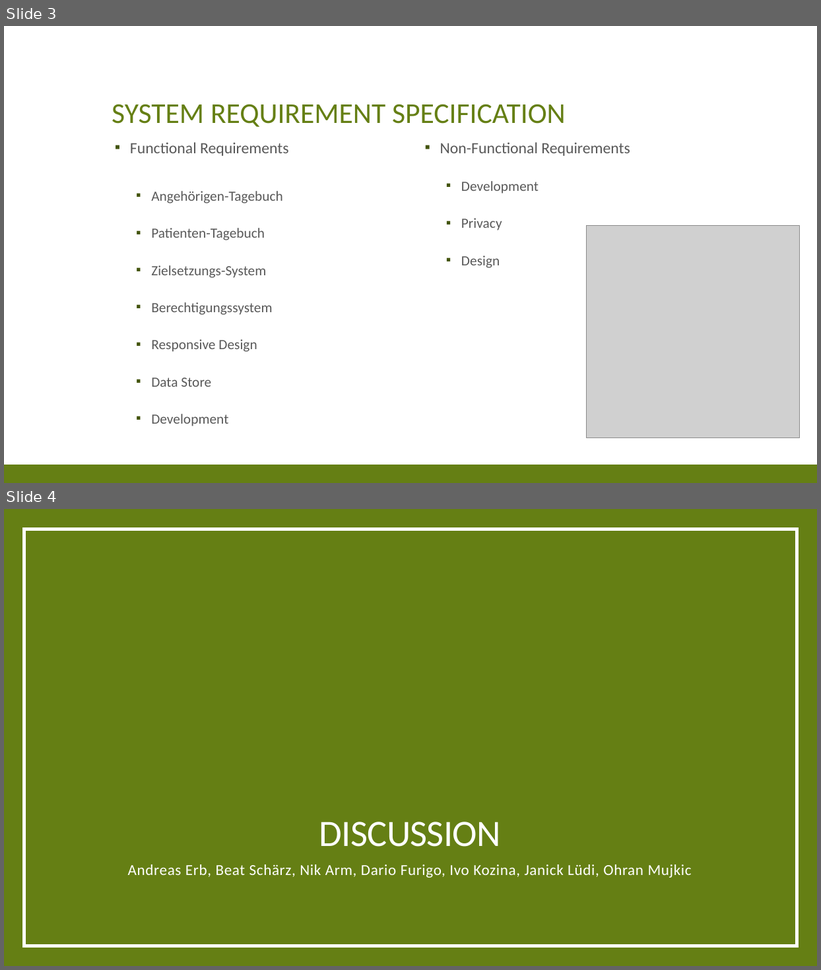
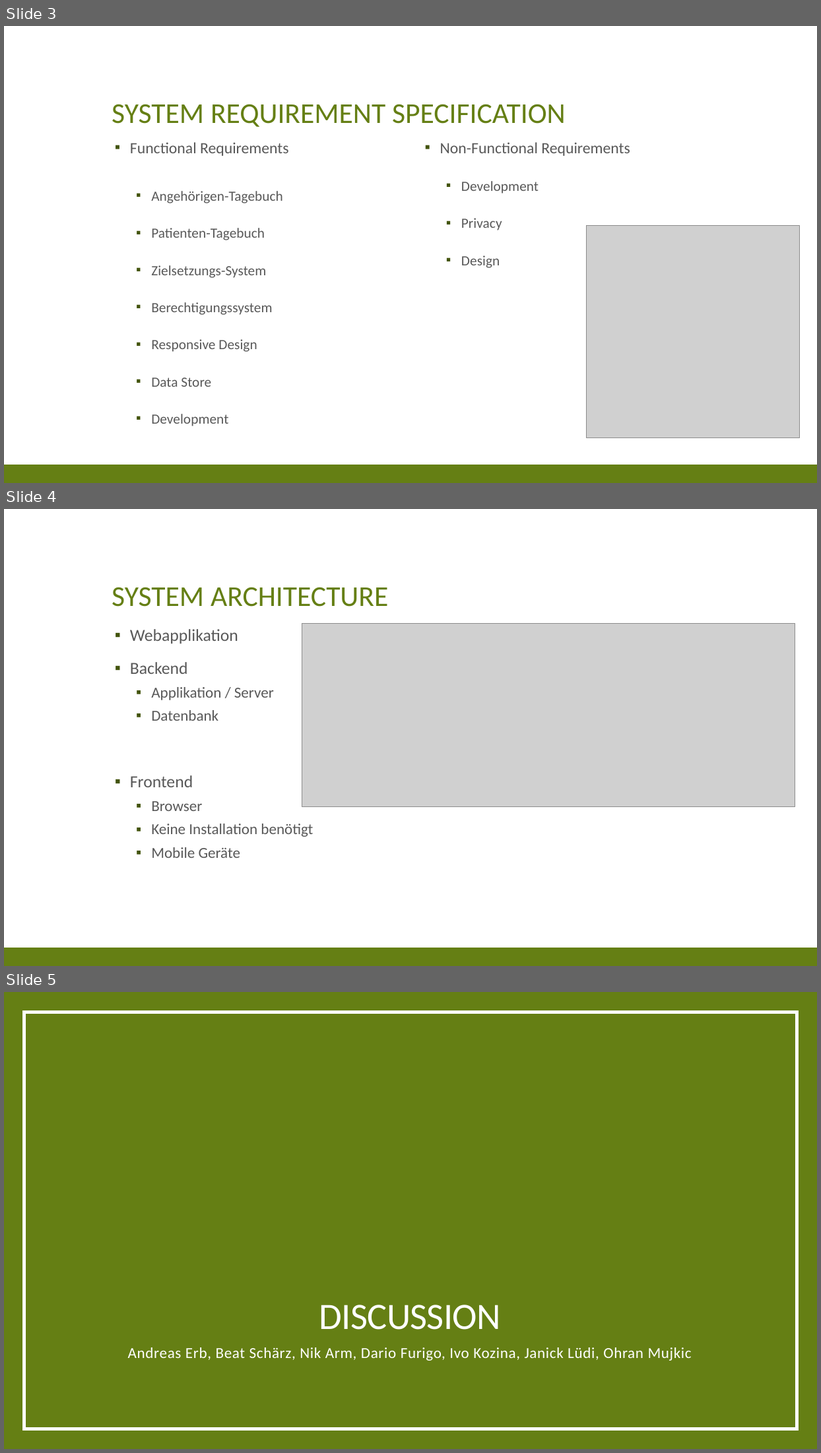
Before and after one commit to res13/ch.bfh.bti7081.s2018.white, a slide deck: doc/task02/Presentation_2.pptx. Shown one above the other, each under a label of ours: slides 3 and 4 before the commit, slides 3, 4 and 5 after it. The pictures are 821x970 and 821x1453 pixels, drawn with LibreOffice and Linux fonts; fonts in the diff are those of the drawing; grey boxes stand for pictures. Boxes give left, top, right and bottom in pixels: in the first picture for what was removed or moved away, otherwise in the second. Text is boxed around its words. In the diff, an @@ line names an element or a change of style, - is before the commit and + after.

Commit message:
update ppp with Architecture

```diff
--- a/doc/task02/Presentation_2.pptx
+++ b/doc/task02/Presentation_2.pptx
@@ slide 4 added at bbox=[4, 509, 817, 966], background #FFFFFF; not listed: 1 template element that a slide beside it also shows @@
@@ title added at bbox=[112, 587, 388, 607], 34 pt, text #657F14 @@
+SYSTEM ARCHITECTURE
@@ picture added at bbox=[302, 624, 795, 807] @@
@@ text added at bbox=[130, 629, 313, 858], 18 pt, text #595959 @@
+▪ Webapplikation
+▪ Backend
+  ▪ Applikation / Server
+  ▪ Datenbank
+▪ Frontend
+  ▪ Browser
+  ▪ Keine Installation benötigt
+  ▪ Mobile Geräte
@@ what was slide 4 is now slide 5 @@
```
